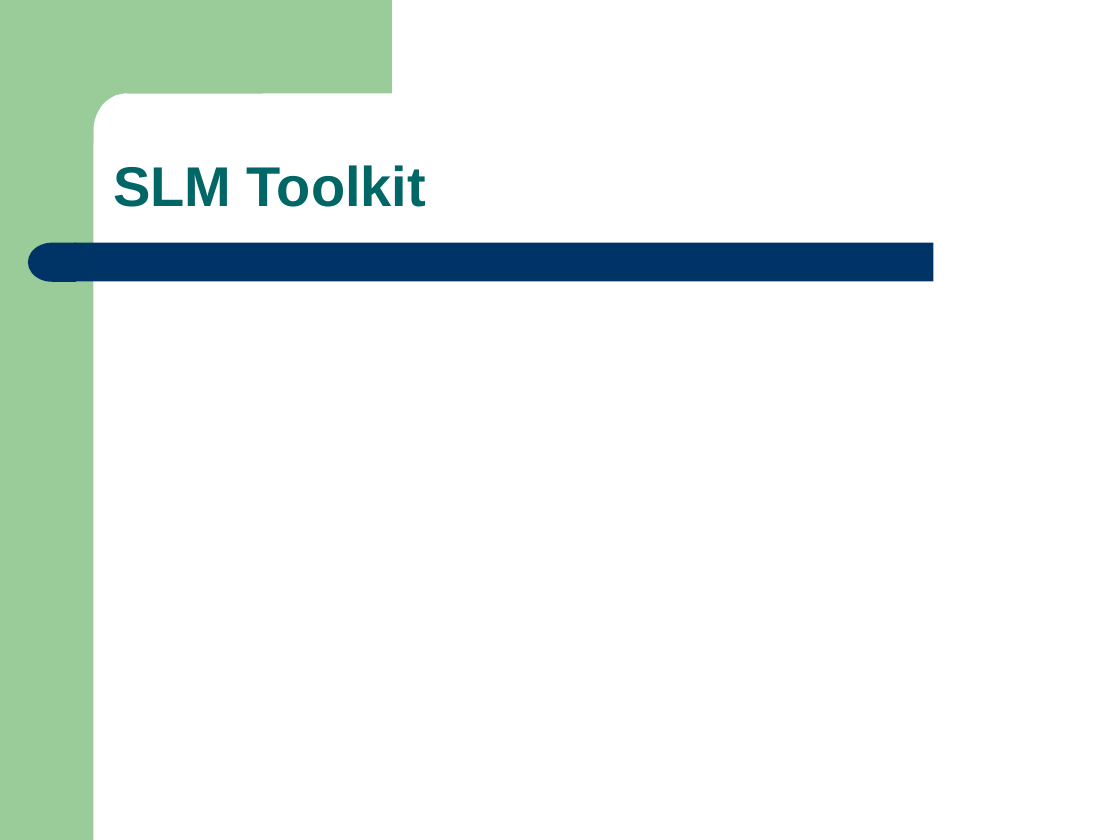
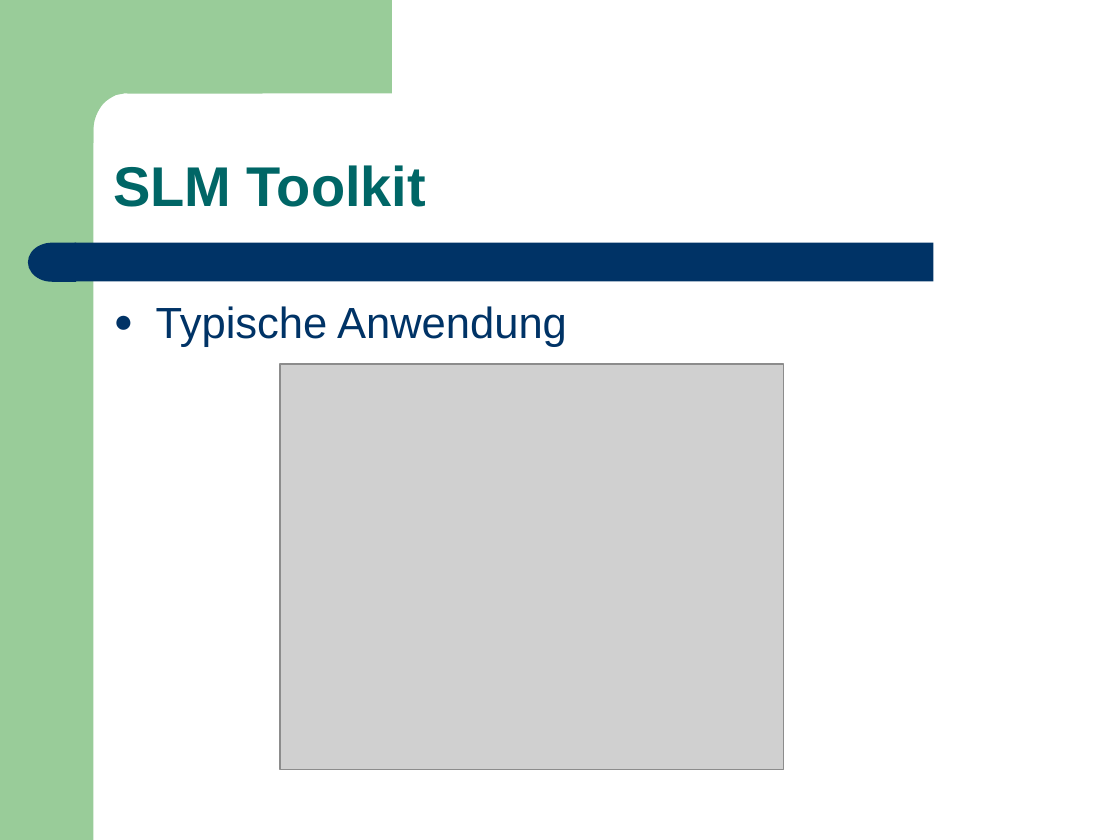
Before and after one commit to leonard117/arbeittet, a slide deck: slide 23 of ARS/doc/Training_Sprachmodell.ppt (slide 22 before the commit). Drawn at 1120x840 pixels with LibreOffice and Linux fonts; fonts in the diff are those of the drawing; grey boxes stand for pictures. Boxes give left, top, right and bottom in pixels: in the first picture for what was removed or moved away, otherwise in the second. Text is boxed around its words. In the diff, an @@ line names an element or a change of style, - is before the commit and + after.

```diff
--- a/ARS/doc/Training_Sprachmodell.ppt
+++ b/ARS/doc/Training_Sprachmodell.ppt
@@ text added at box(156, 306, 567, 347), 28 pt, text #003366 @@
+● Typische Anwendung
@@ picture added at box(280, 364, 784, 769) @@
```
Also in this commit, not shown: 1 other slide changed, 5 slides added, 1 slide removed.
